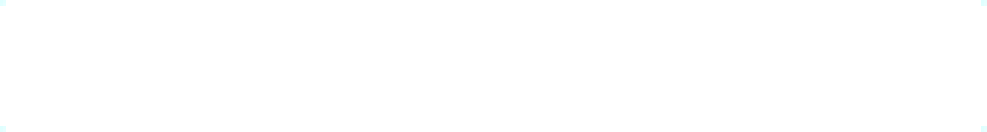
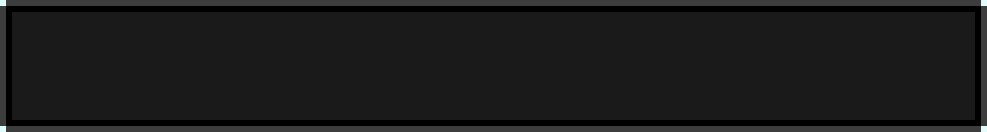
The second w=987, h=132 image is a revision of the first. Changes to its layers:
added layer "Layer 1" over bbox(0, 0, 987, 132)
